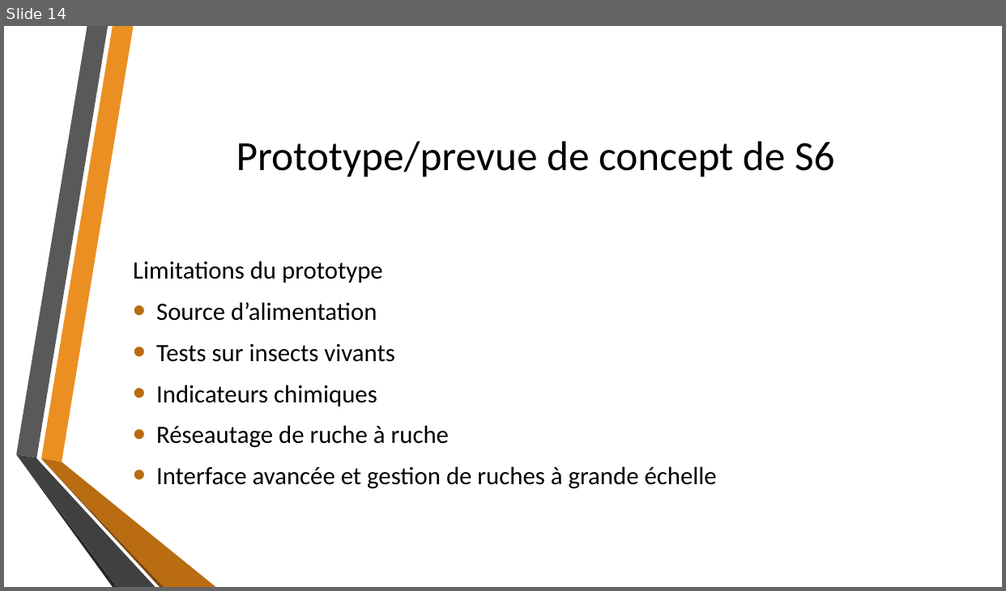
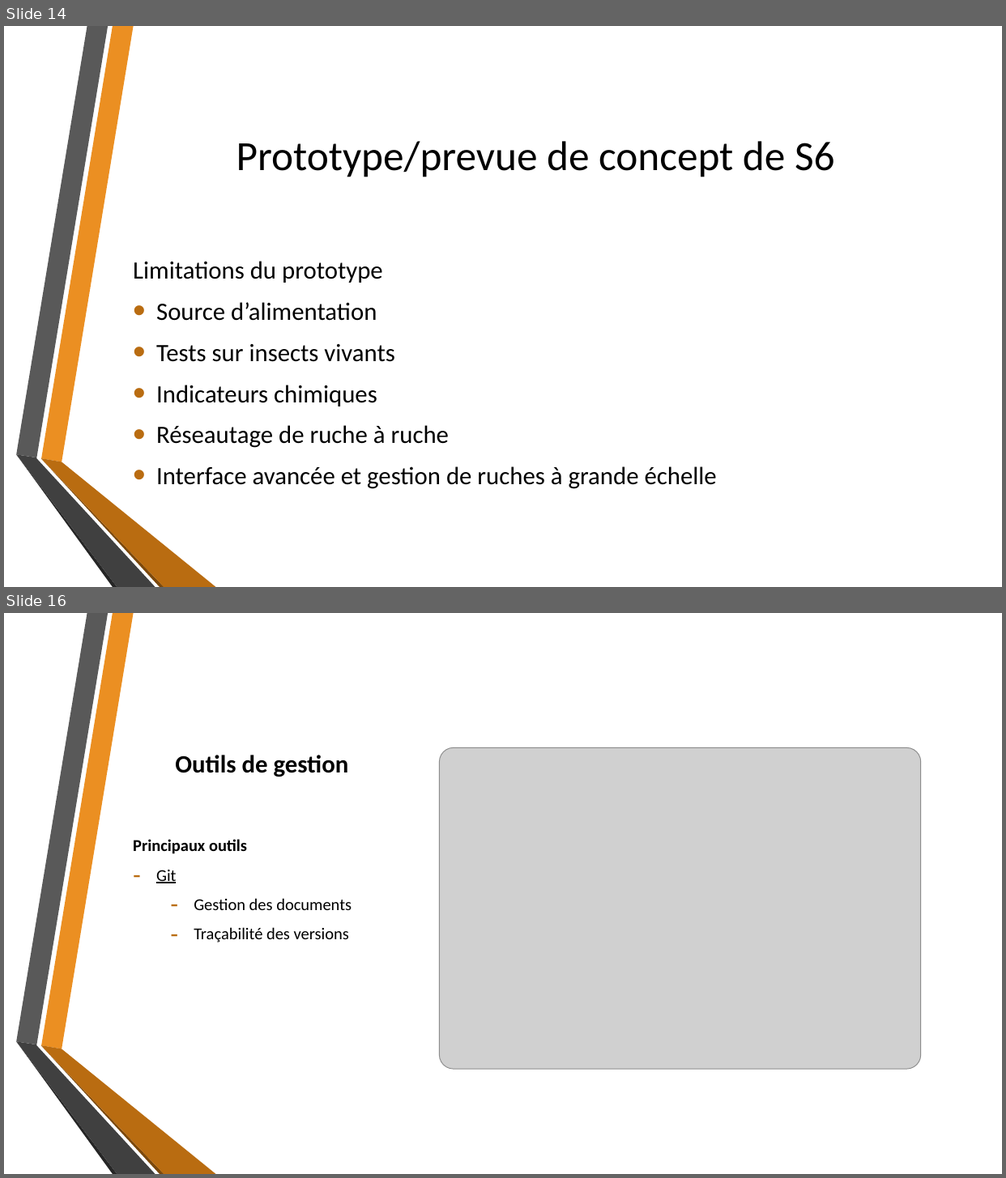
Before and after one commit to fisj2002/Projet_S6_Documentation, a slide deck: Dossier de Conception.pptx. Shown one above the other, each under a label of ours: slide 14 before the commit, slides 14 and 16 after it; the slides between them are not shown. The pictures are 1006x591 and 1006x1178 pixels, drawn with LibreOffice and Linux fonts; fonts in the diff are those of the drawing; grey boxes stand for pictures; background and template pictures are left out. Boxes give left, top, right and bottom in pixels: in the first picture for what was removed or moved away, otherwise in the second. Text is boxed around its words. In the diff, an @@ line names an element or a change of style, - is before the commit and + after.

Commit message:
PT-25 Ajout de la partie gestion

```diff
--- a/Dossier de Conception.pptx
+++ b/Dossier de Conception.pptx
@@ slide 16 added at bbox=[4, 613, 1002, 1174], background picture (left out); not listed: 6 template elements that a slide beside it also shows @@
@@ title added at bbox=[175, 755, 349, 777], 24 pt, text #000000, bold @@
+Outils de gestion
@@ picture added at bbox=[440, 747, 921, 1069] @@
@@ text added at bbox=[133, 839, 351, 943], 16 pt, text #000000 @@
+Principaux outils
+– Git
+  – Gestion des documents
+  – Traçabilité des versions
```
Also in this commit, not shown: 1 slide changed, 1 other slide added.
